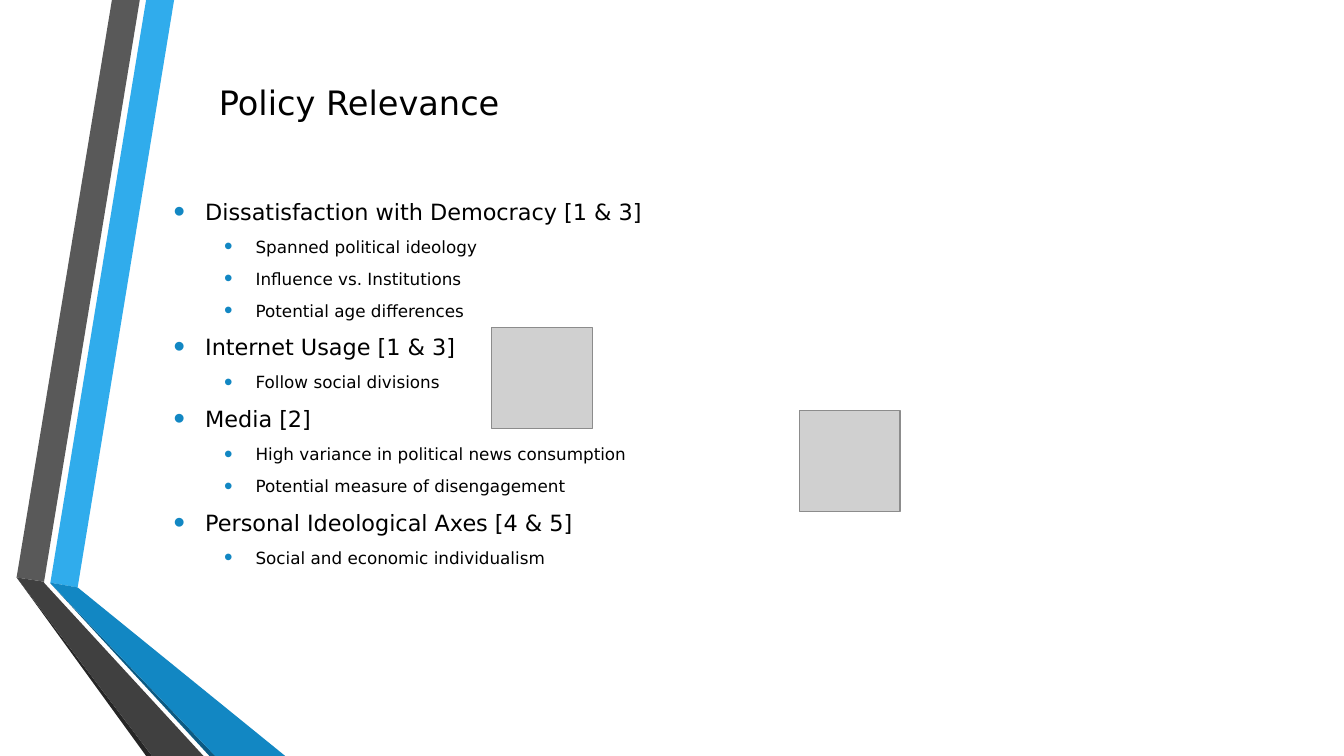
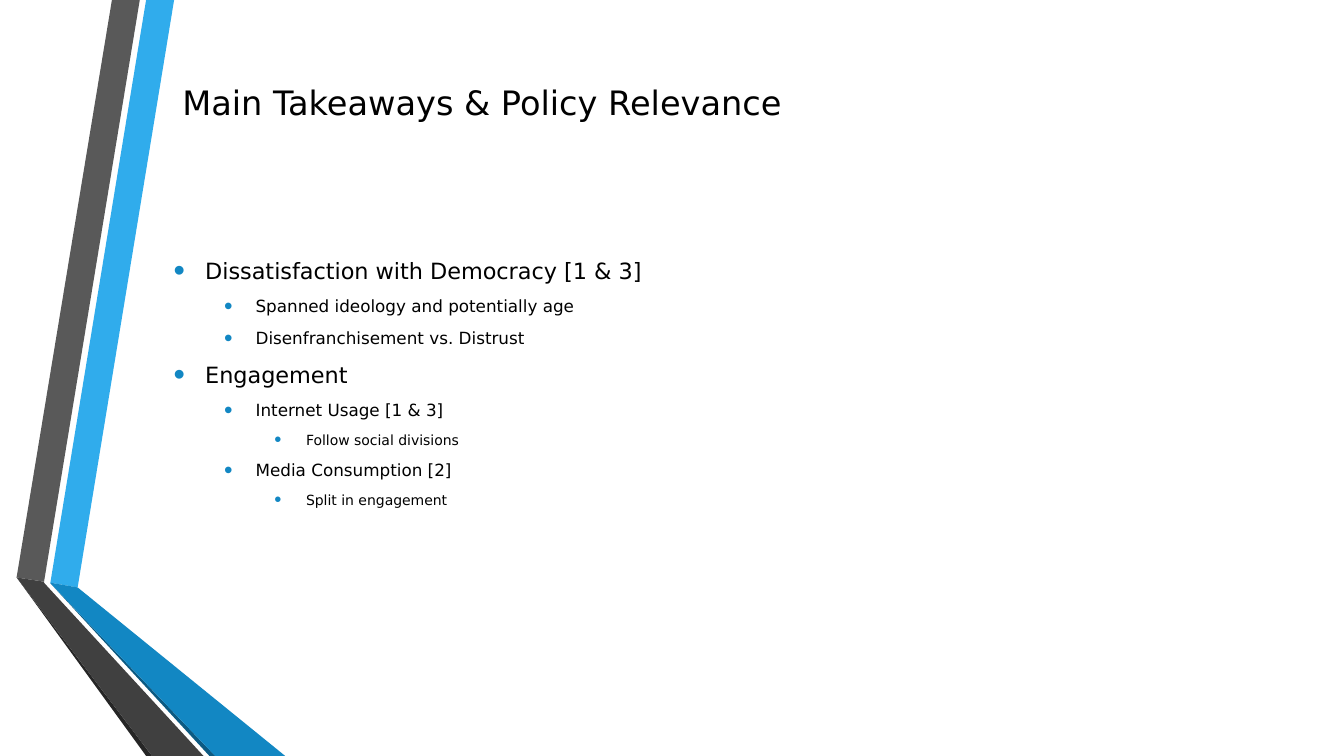
Before and after one commit to ringmatt/PPOL566_DataSci3_Projects, a slide deck: slide 6 of Project1_Clustering/output/ringmatt_project1_presentation.pptx. Drawn at 1344x756 pixels with LibreOffice and Linux fonts; fonts in the diff are those of the drawing; grey boxes stand for pictures; background and template pictures are left out. Boxes give left, top, right and bottom in pixels: in the first picture for what was removed or moved away, otherwise in the second. Text is boxed around its words. In the diff, an @@ line names an element or a change of style, - is before the commit and + after.

```diff
--- a/Project1_Clustering/output/ringmatt_project1_presentation.pptx
+++ b/Project1_Clustering/output/ringmatt_project1_presentation.pptx
@@ title at (x1=182, y1=89, x2=781, y2=122): text changed @@
-Policy Relevance
+Main Takeaways & Policy Relevance
@@ text at (x1=205, y1=299, x2=574, y2=388): text changed @@
-  • Spanned political ideology
-  • Influence vs. Institutions
-  • Potential age differences
+  • Spanned ideology and potentially age
+  • Disenfranchisement vs. Distrust
+• Engagement
@@ picture removed at (x1=492, y1=328, x2=593, y2=429) @@
@@ text at (x1=256, y1=403, x2=459, y2=446): size 16 to 12 pt in "Internet Usage [1 & 3]"; size 12 to 10 pt in "Follow social divisions"; list level 1 to 2 in "Internet Usage [1 & 3]"; list level 2 to 3 in "Follow social divisions" @@
@@ picture removed at (x1=800, y1=410, x2=900, y2=511) @@
@@ text at (x1=256, y1=463, x2=452, y2=508): text changed @@
-• Media [2]
-  • High variance in political news consumption
-  • Potential measure of disengagement
-• Personal Ideological Axes [4 & 5]
-  • Social and economic individualism
+  • Media Consumption [2]
+    • Split in engagement
```
Also in this commit, not shown: 3 other slides changed, 1 slide added, 4 other files.
